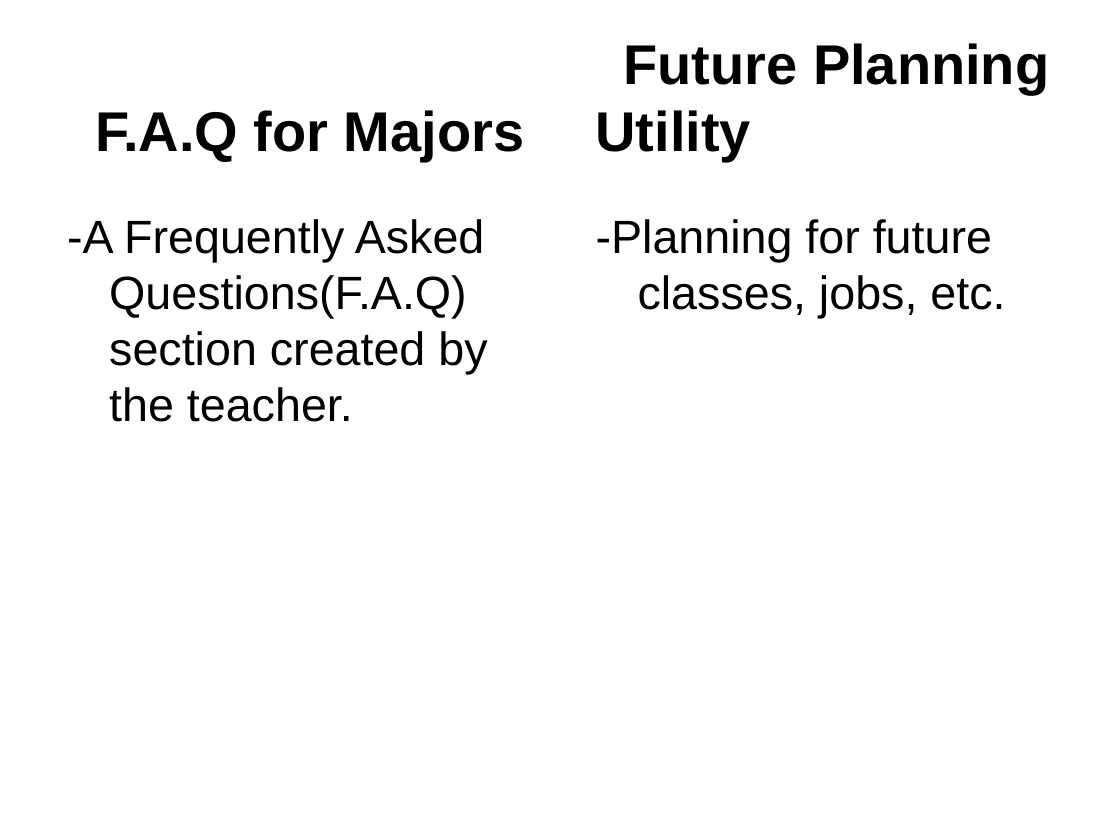
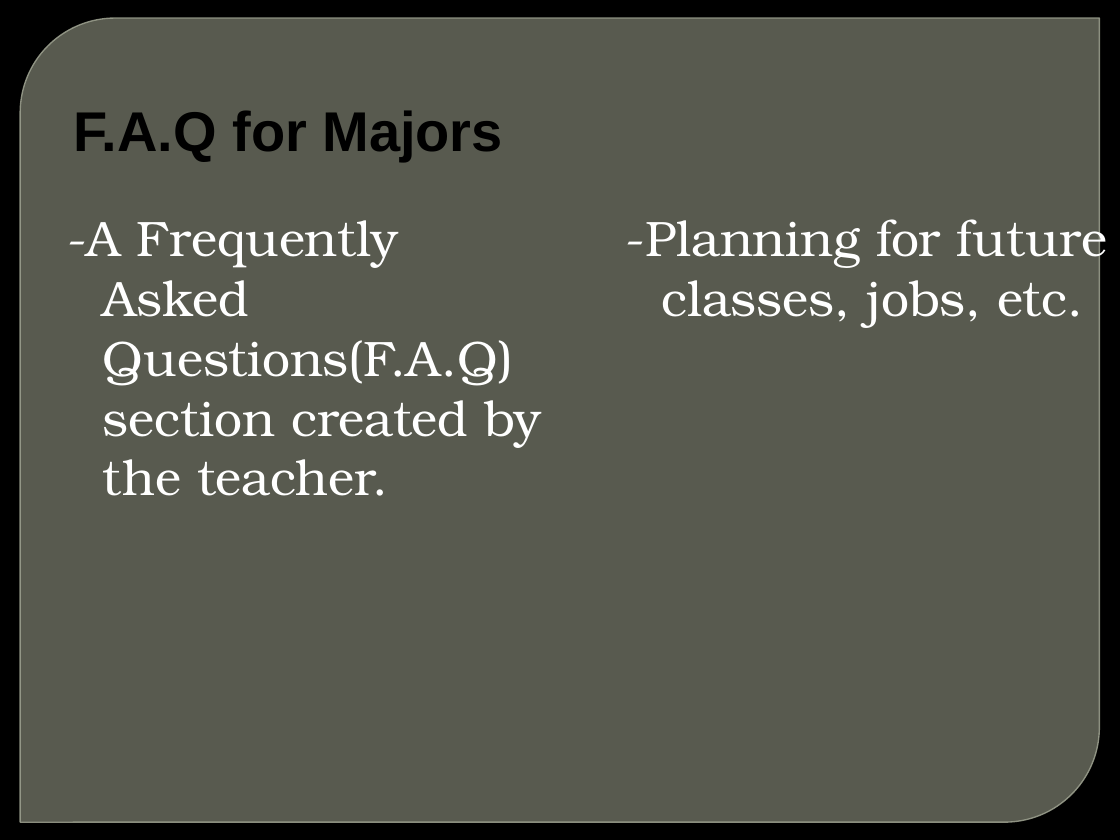
Before and after one commit to zgthompson/pockwester, a slide deck: slide 15 of documentation/Forge.pptx (slide 11 before the commit). Drawn at 1120x840 pixels with LibreOffice and Linux fonts; fonts in the diff are those of the drawing; background and template pictures are left out. Boxes give left, top, right and bottom in pixels: in the first picture for what was removed or moved away, otherwise in the second. Text is boxed around its words. In the diff, an @@ line names an element or a change of style, - is before the commit and + after.

```diff
--- a/documentation/Forge.pptx
+++ b/documentation/Forge.pptx
@@ background #FFFFFF to picture (left out) @@
@@ round diag rect added at <box>20,18,1100,822</box>, fill #888B7B at 65% opacity, outline #9DA090 0.87 pt @@
@@ title "F.A.Q for Majors" at <box>74,110,502,161</box>: indent changed @@
@@ title removed at <box>596,43,1049,161</box> @@
-Future Planning Utility
@@ text "-A Frequently Asked Questions(F.A.Q) section ..." at <box>67,220,542,496</box>: size 30 to 32 pt, font Arial to TeX Gyre Bonum, text colour #000000 to #FFFFFF; indent changed; less space between paragraphs @@
@@ text "-Planning for future classes, jobs, ..." at <box>625,210,1107,328</box>: size 30 to 32 pt, font Arial to TeX Gyre Bonum, text colour #000000 to #FFFFFF; indent changed; less space between paragraphs @@
@@ text "-Planning for future classes, jobs, ...": place and size @@
-text "-Planning for future classes, jobs, ..." at <box>596,219,1005,319</box>
+text "-Planning for future classes, jobs, ..." at <box>625,210,1107,328</box>
```
Also in this commit, not shown: 5 other slides changed, 9 slides added, 5 slides removed.
